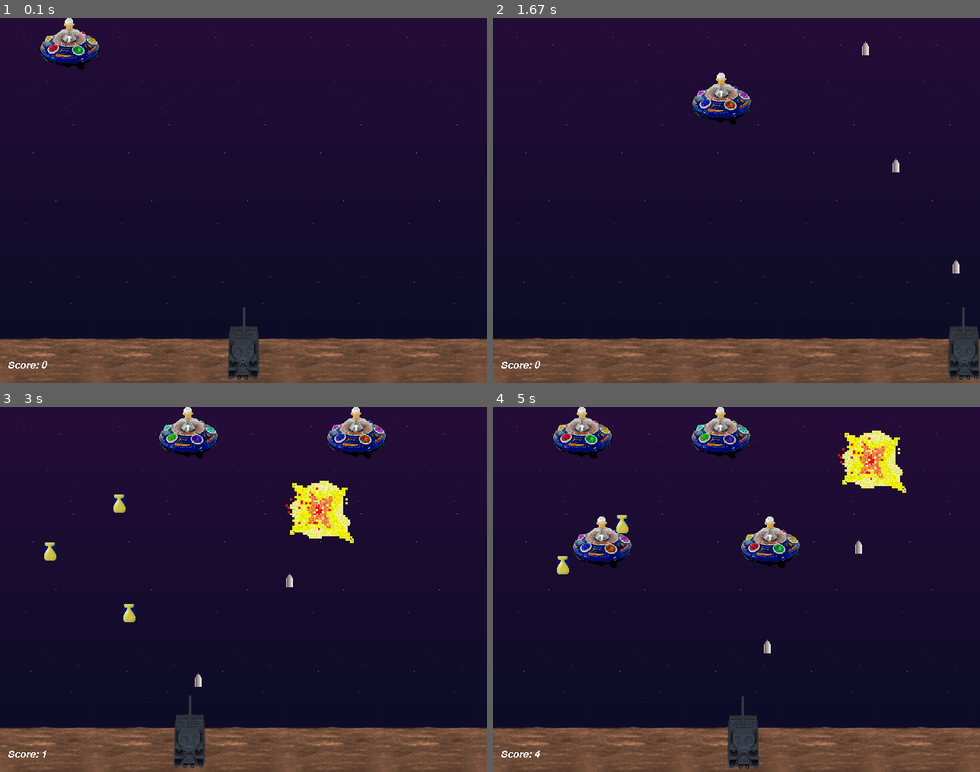
Above: before the commit, frames 1-4 (two rows, left to right).
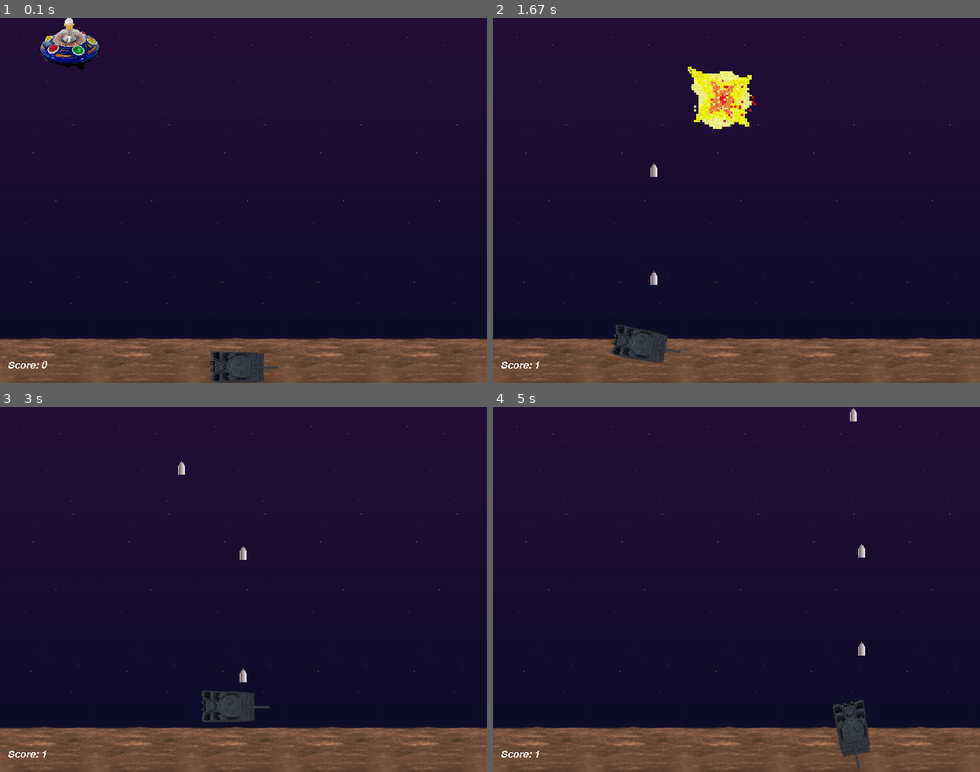
Above: after the commit, the same moments.

Repository: khanhtran-cse/ass-game-2018
Game: pygame game, started from aliens.py
Two runs of this game, one before a commit and one after it. Both use one fixed random seed, a clock stepped at 60 frames per second and the inputs below.
Inputs:
- Up to frame 1 (0.1 s): no input
- Up to frame 2 (1.67 s): hold Right 0.33-0.8 s; hold Up 0.83-1.13 s; tap Space at 0.9, 1.23, 1.53 s; hold Right 1.17-1.63 s
- Up to frame 3 (3 s): hold Left 1.67-2.2 s; tap Space at 1.73, 2.03, 2.3, 2.63, 2.93 s; hold Down 2.23-2.53 s; hold Left 2.57-2.97 s
- Up to frame 4 (5 s): hold Up 3-3.37 s; tap Space at 3.07, 3.47, 3.77, 4.13, 4.53, 4.83 s; hold Right 3.4-4.03 s; hold Down 4.07-4.43 s; hold Left 4.47-4.93 s; hold Right from 4.97 s (still down)

The runs differ from the first frame. In frame 1, 1.0% of the frame differs, in the area x 43-58%, y 79-100%; in frame 2, 3.6%; in frame 3, 5.9%; in frame 4, 7.8%, in the area x 8-85%, y 0-100%.

Commit message:
Tank move successfully

Diff:
--- a/aliens.py
+++ b/aliens.py
@@ -1,6 +1,7 @@
 #!/usr/bin/env python
 
 import random, os.path
+import math
 
 #import basic pygame modules
 import pygame
@@ -63,6 +64,7 @@
 
 class Player(pygame.sprite.Sprite):
     speed = 10
+    rotate_speed = 10
     bounce = 24
     gun_offset = -11
     images = []
@@ -73,17 +75,41 @@
         self.reloading = 0
         self.origtop = self.rect.top
         self.facing = -1
+        self.angle = 0
+
+    def calculateDelta(self):
+        x = 0
+        y = 0
+        alpha = self.angle/18*math.pi
+        y = -1*Player.speed* math.sin(alpha)
+        x = Player.speed*math.cos(alpha)
+        return (x,y)
+
 
     def move(self, direction):
-        if direction: self.facing = direction
-
-        self.rect.move_ip(direction*self.speed, 0)
+        # if direction: self.facing = direction
+        if(direction == 'head'):
+            # calculate new x, y
+            x,y = self.calculateDelta()
+            self.rect.move_ip(x,y)
+        elif(direction == 'back'):
+            x,y = self.calculateDelta()
+            self.rect.move_ip(-x,-y)
+        elif (direction =='right'):
+            self.angle -= 1
+            if(self.angle < 0):
+                self.angle += 36
+            self.image = self.images[self.angle]
+            newcenter = self.rect.center
+            self.rect = self.image.get_rect(center=newcenter)
+        elif (direction == 'left'):
+            self.angle += 1
+            if(self.angle >= 36):
+                self.angle -= 36
+            self.image = self.images[self.angle]
+            newcenter = self.rect.center
+            self.rect = self.image.get_rect(center=newcenter)
         self.rect = self.rect.clamp(SCREENRECT)
-        if direction < 0:
-            self.image = self.images[0]
-        elif direction > 0:
-            self.image = self.images[1]
-        self.rect.top = self.origtop - (self.rect.left//self.bounce%2)
 
     def gunpos(self):
         pos = self.facing*self.gun_offset + self.rect.centerx
@@ -175,7 +201,23 @@
             msg = "Score: %d" % SCORE
             self.image = self.font.render(msg, 0, self.color)
 
-
+def initTankImage():
+    # base = load_images('tank-0.png','tank-10.png','tank-20.png',
+    # 'tank-30.png','tank-40.png','tank-50.png','tank-60.png','tank-70.png','tank-80.png')
+    # base90 = []
+    # base180 = []
+    # base270 = []
+    # i = 0
+    # while(i < 9):
+    #     base90[i] = pygame.transform.flip(base[i], 1, 0)
+    # full_image = [...base,]
+    img = load_image('tank-0.png')
+    i = 0
+    imgs = []
+    while(i<36):
+        imgs.append(pygame.transform.rotate(img,i*10))
+        i+=1
+    Player.images = imgs
 
 def main(winstyle = 0):
     # Initialize pygame
@@ -191,8 +233,8 @@
 
     #Load images, assign to sprite classes
     #(do this before the classes are used, after screen setup)
-    img = load_image('tank-move-up.png')
-    Player.images = [img, pygame.transform.flip(img, 1, 0)]
+    # img = load_image('tank-move-up.png')
+    initTankImage()
     img = load_image('explosion1.gif')
     Explosion.images = [img, pygame.transform.flip(img, 1, 1)]
     Alien.images = load_images('alien1.gif', 'alien2.gif', 'alien3.gif')
@@ -266,20 +308,28 @@
         all.update()
 
         #handle player input
-        direction = keystate[K_RIGHT] - keystate[K_LEFT]
-        player.move(direction)
+        if(keystate[K_UP]):
+            player.move('head')
+        elif(keystate[K_DOWN]):
+            player.move('back')
+        elif(keystate[K_LEFT]):
+            player.move('left')
+        elif(keystate[K_RIGHT]):
+            player.move('right')
+        # direction = keystate[K_RIGHT] - keystate[K_LEFT]
+        # player.move(direction)
         firing = keystate[K_SPACE]
         if not player.reloading and firing and len(shots) < MAX_SHOTS:
             Shot(player.gunpos())
             shoot_sound.play()
         player.reloading = firing
 
-        # Create new alien
-        if alienreload:
-            alienreload = alienreload - 1
-        elif not int(random.random() * ALIEN_ODDS):
-            Alien()
-            alienreload = ALIEN_RELOAD
+        # # Create new alien
+        # if alienreload:
+        #     alienreload = alienreload - 1
+        # elif not int(random.random() * ALIEN_ODDS):
+        #     Alien()
+        #     alienreload = ALIEN_RELOAD
 
         # Drop bombs
         if lastalien and not int(random.random() * BOMB_ODDS):
Binary file added: data/tank-0.png
Binary file added: data/tank-10.png
Binary file added: data/tank-20.png
Binary file added: data/tank-30.png
Binary file added: data/tank-40.png
Binary file added: data/tank-50.png
Binary file added: data/tank-60.png
Binary file added: data/tank-70.png
Binary file added: data/tank-80.png
Binary file removed: data/tank-move-up.png
Not shown, added: .DS_Store
